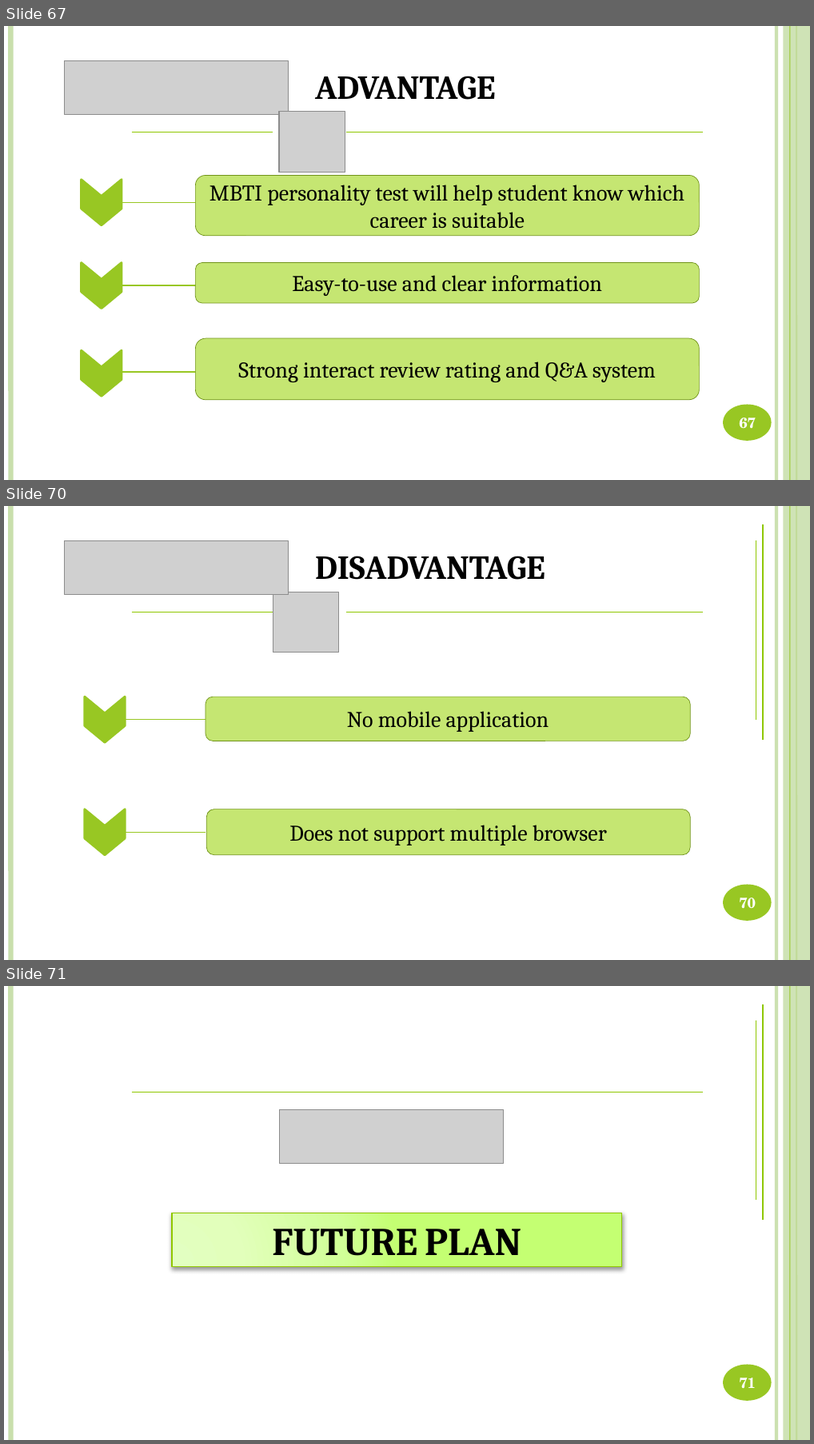
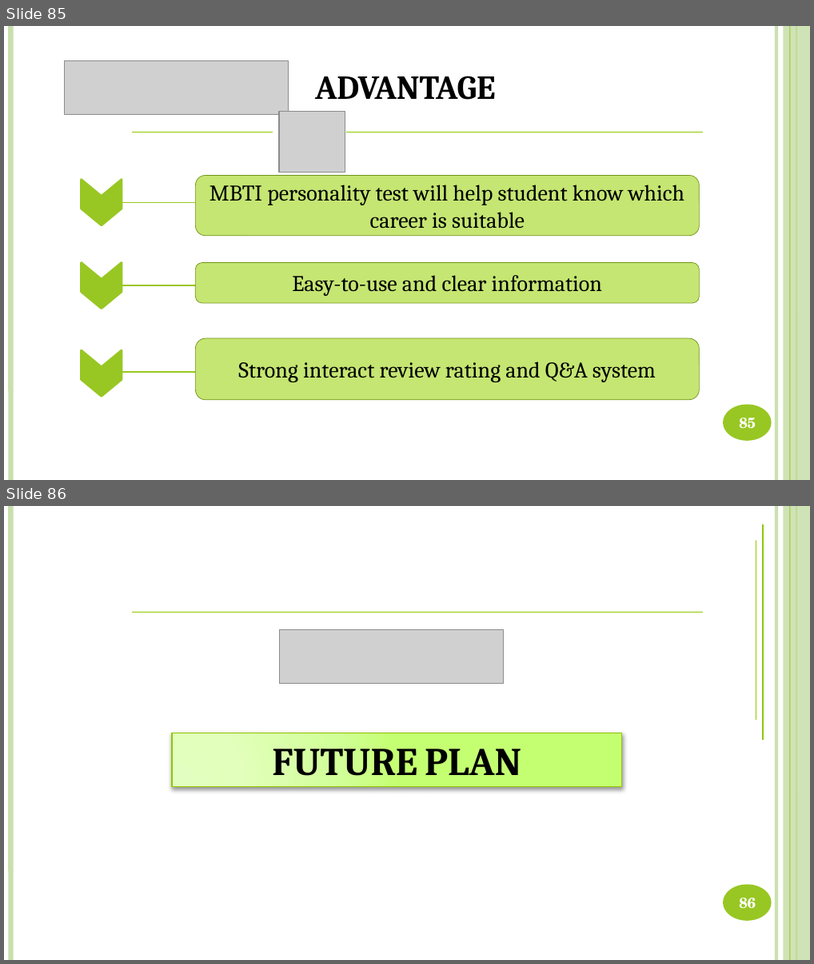
Before and after one commit to DanhLT2/Slide-Unistar, a slide deck: Slide-UniStar/UniStar.pptx. Shown one above the other, each under a label of ours: slides 67, 70 and 71 before the commit, slides 85 and 86 after it; the slides between them are not shown. The pictures are 814x1444 and 814x964 pixels, drawn with LibreOffice and Linux fonts; fonts in the diff are those of the drawing; grey boxes stand for pictures. Boxes give left, top, right and bottom in pixels: in the first picture for what was removed or moved away, otherwise in the second. Text is boxed around its words. In the diff, an @@ line names an element or a change of style, - is before the commit and + after.

```diff
--- a/Slide-UniStar/UniStar.pptx
+++ b/Slide-UniStar/UniStar.pptx
@@ slide 70 removed at [4, 506, 810, 960], background #FFFFFF; not listed: 6 template elements that a slide beside it also shows @@
@@ line removed from (764, 740) to (764, 524) @@
@@ picture removed at [65, 540, 289, 595] @@
@@ line removed from (756, 720) to (756, 540) @@
@@ text removed at [315, 556, 546, 580] @@
-DISADVANTAGE
@@ picture removed at [274, 592, 338, 652] @@
@@ line removed from (131, 612) to (273, 612) @@
@@ line removed from (346, 612) to (703, 612) @@
@@ chevron removed at [85, 696, 126, 743] @@
@@ rounded rectangle removed at [206, 696, 690, 740] @@
-No mobile application
@@ line removed from (125, 720) to (206, 720) @@
@@ chevron removed at [85, 809, 126, 855] @@
@@ rounded rectangle removed at [206, 809, 690, 855] @@
-Does not support multiple browser
@@ line removed from (125, 832) to (206, 832) @@
@@ page number removed at [739, 897, 756, 908] @@
-70
@@ what was slide 67 is now slide 85 @@
@@ page number at [739, 417, 756, 428]: text changed @@
-67
+85
@@ what was slide 71 is now slide 86 @@
@@ page number at [739, 897, 756, 908]: text changed @@
-71
+86
```
Also in this commit, not shown: 14 slides changed, 21 slides added, 4 other slides removed, 2 other files.
